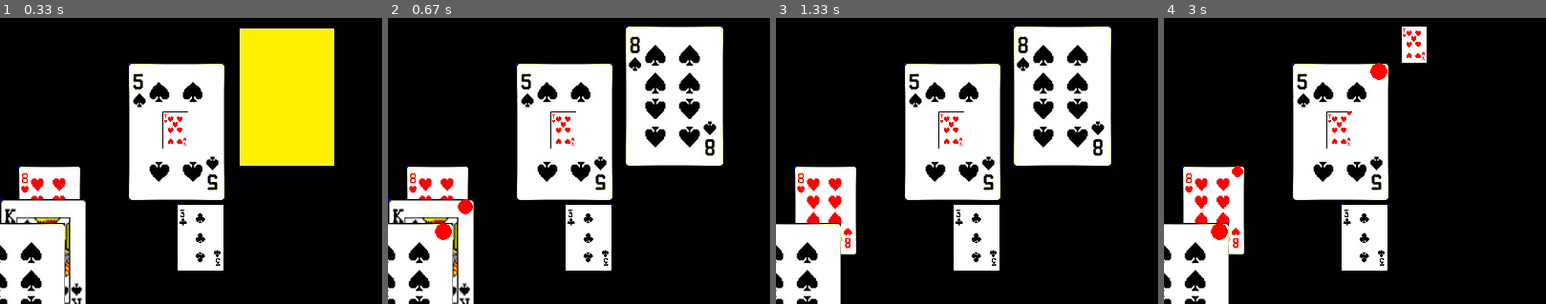
Above: before the commit, frames 1-4 (left to right).
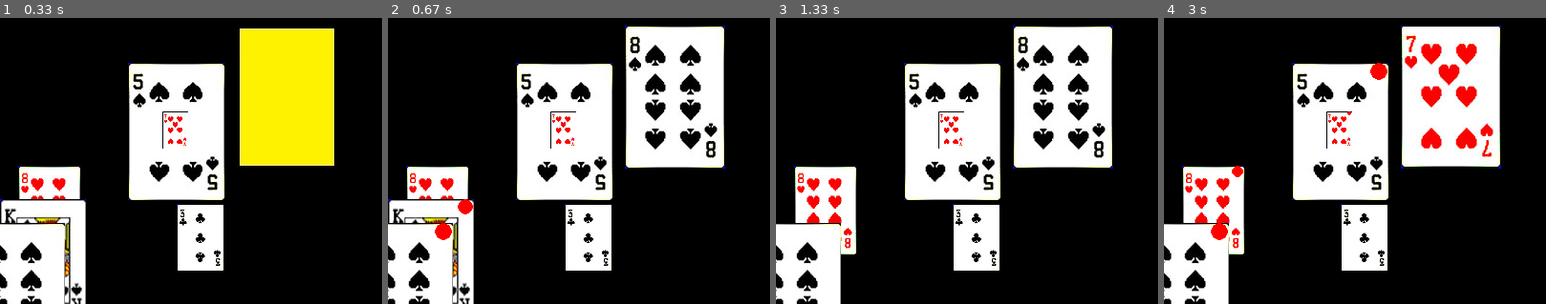
Above: after the commit, the same moments.

Repository: kissmett/children-programming
Game: pygame game, started from PlayCards.py
Same seed, same stepped clock (60 frames per second), same inputs: the game is played once before the commit and once after it.
Inputs (mouse positions are % of the whole screen's width and height, from its top left):
- Up to frame 1 (0.33 s): no input
- Up to frame 2 (0.67 s): click (50, 50) at 0.38 s
- Up to frame 3 (1.33 s): click (50, 56) at 0.72 s; click "test" at 1.05 s
- Up to frame 4 (3 s): click (56, 36) at 1.38 s; click (14, 47) at 1.72 s; click (51, 60) at 2.05 s; click (73, 23) at 2.88 s
The pictures show only the part of the screen within x 50-100%, y 3-53%; the shares and areas given below are measured in that part.

Frame 1 is identical in both runs. In frame 2, 1.5% of the frame differs, in the area x 62-89%, y 2-53%; in frame 3, 1.5%; in frame 4, 12%.

Commit message:
修正 显示当前卡片的bug

Diff:
--- a/PlayCards.py
+++ b/PlayCards.py
@@ -27,7 +27,7 @@
                 )
     card_list.add(sprite)
 
-button_test = Button(screen, 'test',BLUE,RED,Rect(0,0,100,50))
+button_test = Button(screen, 'test',button_color=BLUE,text_color=RED,rect=Rect(0,0,100,50))
 card_current = Card(screen,
                     'assets_en/back.jpg',
                     (700,100),
@@ -53,7 +53,7 @@
             for s in card_list:
                 if s.rect.collidepoint(pos):
                     s.choose()
-                    card_current.image = s.image.copy()
+                    card_current.setImage(s.filename)
             if button_test.rect.collidepoint(pos): #点击button_test
                 for s in card_list:
                     if s.selected:
--- a/pygame_components/card.py
+++ b/pygame_components/card.py
@@ -1,5 +1,5 @@
 import pygame
-from pygame_components.color import RED,BLACK,BLUE,GREEN
+from .color import RED,BLACK,BLUE,GREEN
 
 class Card(pygame.sprite.Sprite):
     # 属性image/rect不可少
@@ -7,24 +7,26 @@
         pygame.sprite.Sprite.__init__(self)
         self.screen = screen
         self.filename = imagefile
-        self.pos = pos
+        # self.pos = pos
         self.scale = scale
         self.selected = selected
-        self.image = pygame.image.load(self.filename)
+        self.setImage(self.filename)
+        self.setPos(pos)
+        pass
+    def blitme(self):
+        self.screen.blit(self.image,self.rect)
+        pass
+    def setImage(self,filename):
+        self.image = pygame.image.load(filename)
         self.image = pygame.transform.scale(self.image,
                                             (self.image.get_rect().width*self.scale,
                                              self.image.get_rect().height*self.scale)
                                              )
         self.image0 = self.image.copy()
-        self.rect = self.image.get_rect()
-        self.rect.x = self.pos[0] - self.rect.width/2
-        self.rect.y = self.pos[1] - self.rect.height/2
-        pass
-    def blitme(self):
-        self.screen.blit(self.image,self.rect)
-        pass
+
     def setPos(self,pos):
         self.pos = pos
+        self.rect = self.image.get_rect()
         self.rect.x = self.pos[0] - self.rect.width/2
         self.rect.y = self.pos[1] - self.rect.height/2
         pass
